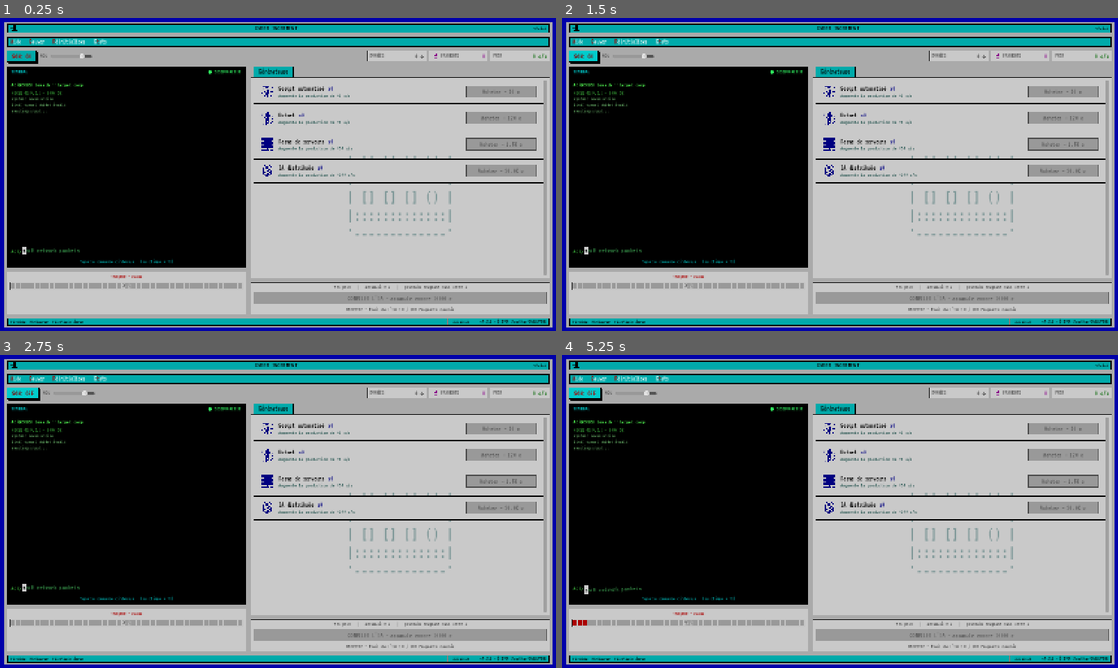
Above: before the commit, frames 1-4 (two rows, left to right).
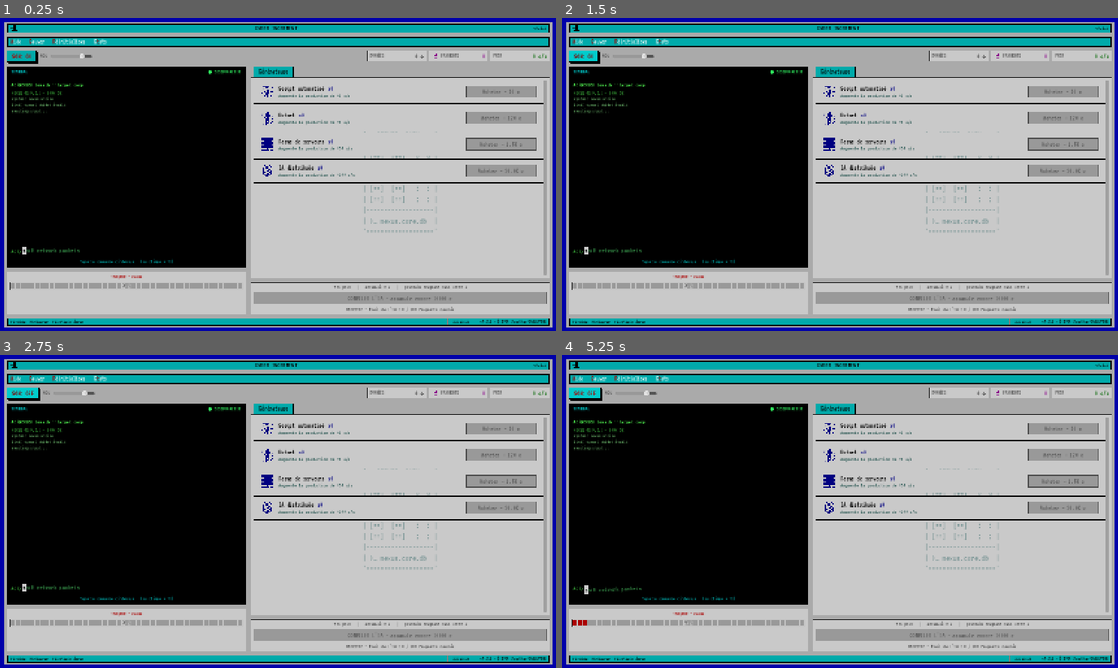
Above: after the commit, the same moments.

Repository: jogaulupeau/CyberIncrement
Game: Godot game, scene res://scenes/main.tscn
The game is run twice, just before and just after one commit, with the same random seed, the same clock (stepped at 60 frames per second) and the same inputs.
Inputs (mouse positions are in pixels of both pictures, inside the frame that each line leads up to):
- Up to frame 1 (0.25 s): no input
- Up to frame 2 (1.5 s): click "SON: ON" at 0.5 s; click "SON: OFF" at 1.25 s
- Up to frame 3 (2.75 s): click "SON: ON" at 2 s
- Up to frame 4 (5.25 s): click "SON: OFF" at 2.75 s; click "SON: ON" at 3.5 s; click "SON: OFF" at 4.25 s; tap Enter at 5 s; move the mouse to (962, 495) at 5.02 s; tap 1 at 5.1 s; click (962, 495) at 5.17 s

The runs differ from the first frame. In frame 1, 0.6% of the frame differs, in the area x 62-82%, y 36-70%; in frame 2, 0.6%; in frame 3, 0.6%; in frame 4, 0.6%.

Commit message:
Enrichit les fonds ASCII des onglets : dessins détaillés, police plus petite
Fonds ASCII des onglets Générateurs/Augmentations/Programmes remplacés par des
dessins plus riches (blocs de largeur uniforme, ~10-11 lignes) en police 24
(au lieu de 48) : rack de serveurs, puce CPU (OVERCLOCK), fenêtre terminal de
daemons. Comble mieux le vide en filigrane discret.

Co-Authored-By: Claude Opus 4.8 <noreply@anthropic.com>

Diff:
--- a/scenes/main.tscn
+++ b/scenes/main.tscn
@@ -675,14 +675,18 @@
 grow_horizontal = 2
 grow_vertical = 2
 theme_override_colors/font_color = Color(0.5, 0.6, 0.6, 1)
-theme_override_font_sizes/font_size = 48
-text = ".-------------.
-|:::::::::::::|
-| [] [] [] () |
-|:::::::::::::|
-| [] [] [] () |
-|:::::::::::::|
-'-------------'"
+theme_override_font_sizes/font_size = 24
+text = ".===================.
+|   SERVER  FARM    |
+|===================|
+| [##]  [##]   o  O |
+| [##]  [##]   o  O |
+|-------------------|
+| [==]  [==]   :  : |
+| [==]  [==]   :  : |
+|-------------------|
+| >_ nexus.core.db  |
+'==================='"
 horizontal_alignment = 1
 vertical_alignment = 1
 
@@ -715,13 +719,18 @@
 grow_horizontal = 2
 grow_vertical = 2
 theme_override_colors/font_color = Color(0.5, 0.6, 0.6, 1)
-theme_override_font_sizes/font_size = 48
-text = "_|_|_|_|_|_
-|  _____  |
-|-| CPU |-|
-|-|_____|-|
-|_________|
-|_|_|_|_|_|"
+theme_override_font_sizes/font_size = 24
+text = ".===================.
+|   MICROCHIP  v2   |
+|===================|
+|    _ _ _ _ _ _    |
+|   | | | | | | |   |
+| .-+-+-+-+-+-+-+-. |
+| |   O V R C L   | |
+| |    C P U -X   | |
+| '-+-+-+-+-+-+-+-' |
+|   | | | | | | |   |
+'==================='"
 horizontal_alignment = 1
 vertical_alignment = 1
 
@@ -754,12 +763,17 @@
 grow_horizontal = 2
 grow_vertical = 2
 theme_override_colors/font_color = Color(0.5, 0.6, 0.6, 1)
-theme_override_font_sizes/font_size = 48
-text = ".---------.
-| (o) (o) |
-|    T    |
-|  '---'  |
-'---------'"
+theme_override_font_sizes/font_size = 24
+text = ".===================.
+| daemon @ nexus  _ |
+|===================|
+| > run autopwn.sh  |
+| [ok]  pid 1337    |
+| > ghost --purge   |
+| [ok]  trace wiped |
+| > overclock  x3   |
+| [##########] done |
+'==================='"
 horizontal_alignment = 1
 vertical_alignment = 1
 
